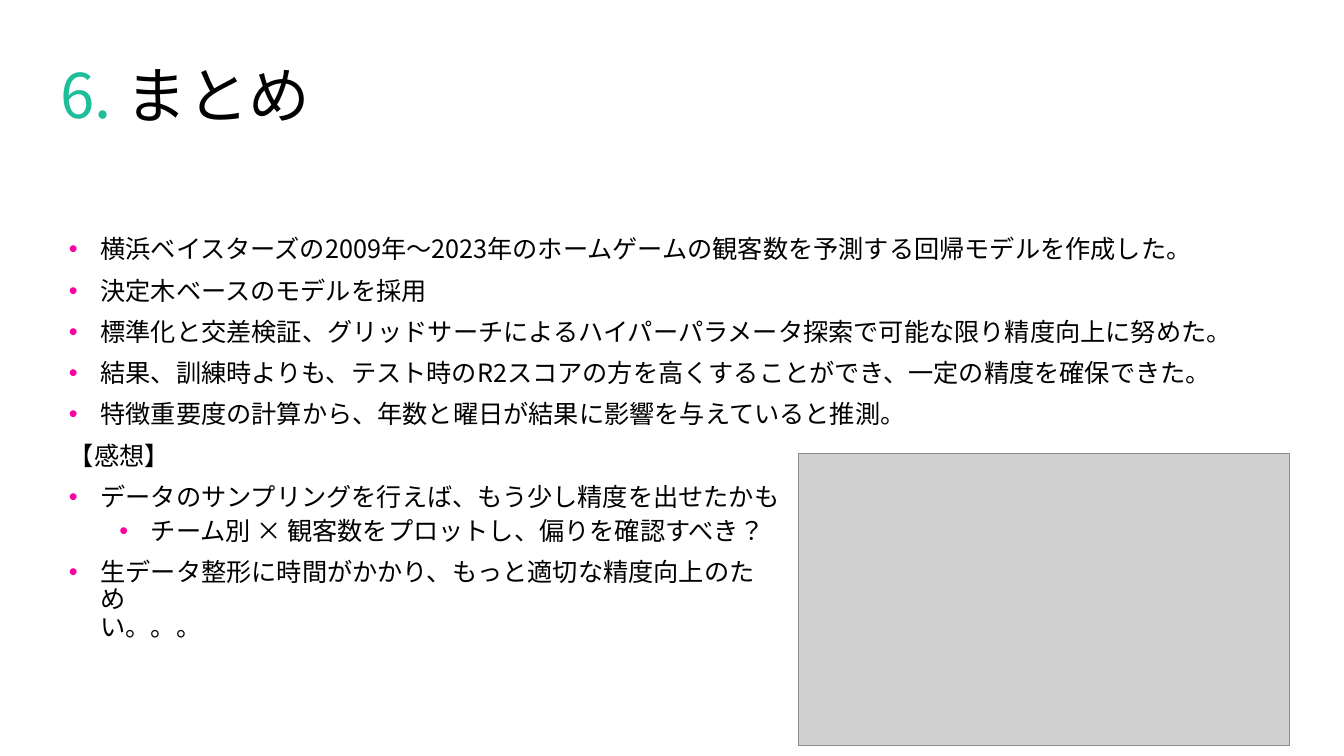
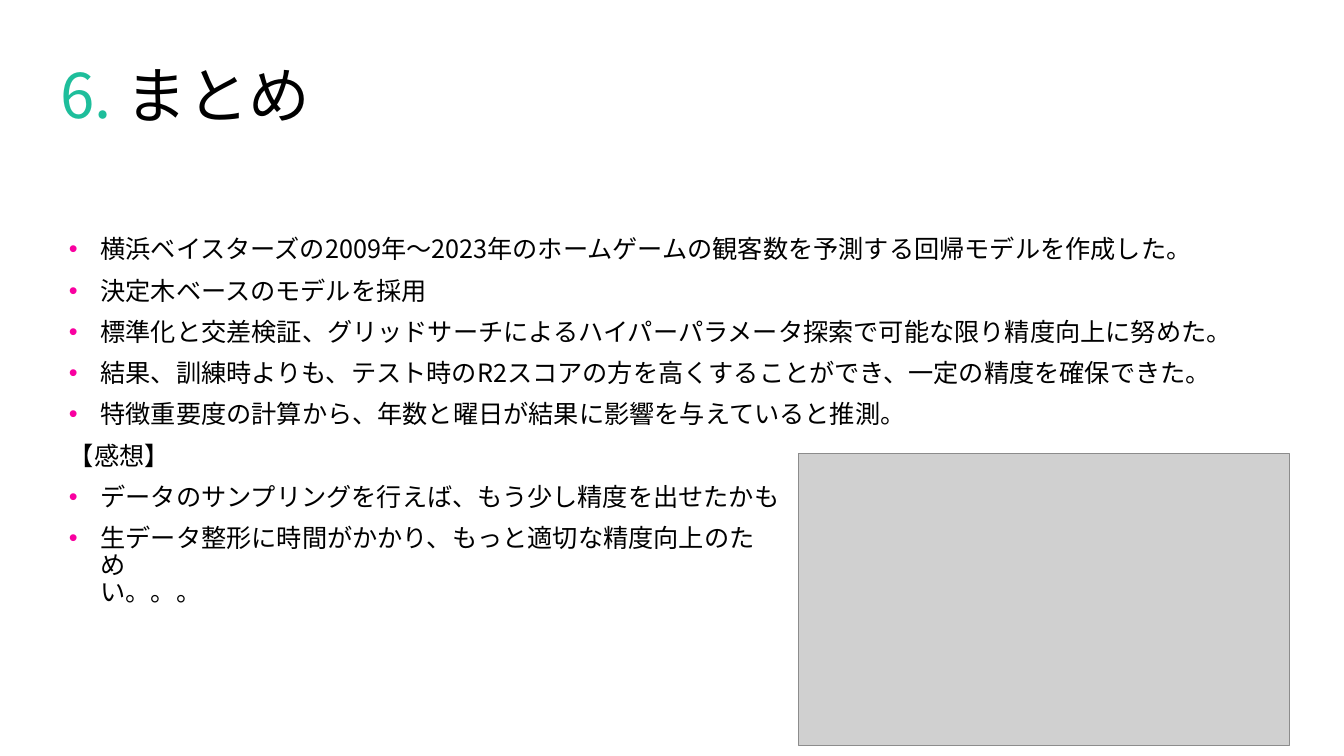
Before and after one commit to tsyu12345/Class_DataScienceEX, a slide deck: slide 15 of 最終課題用/report-23vr008n.pptx (slide 10 before the commit). Drawn at 1344x756 pixels with LibreOffice and Linux fonts; fonts in the diff are those of the drawing; grey boxes stand for pictures. Boxes give left, top, right and bottom in pixels: in the first picture for what was removed or moved away, otherwise in the second. Text is boxed around its words. In the diff, an @@ line names an element or a change of style, - is before the commit and + after.

```diff
--- a/最終課題用/report-23vr008n.pptx
+++ b/最終課題用/report-23vr008n.pptx
@@ text at [151, 518, 764, 542]: paragraph removed @@
-  • チーム別 × 観客数をプロットし、偏りを確認すべき？
```
Also in this commit, not shown: 1 other slide changed, 5 slides added, 11 other files.
